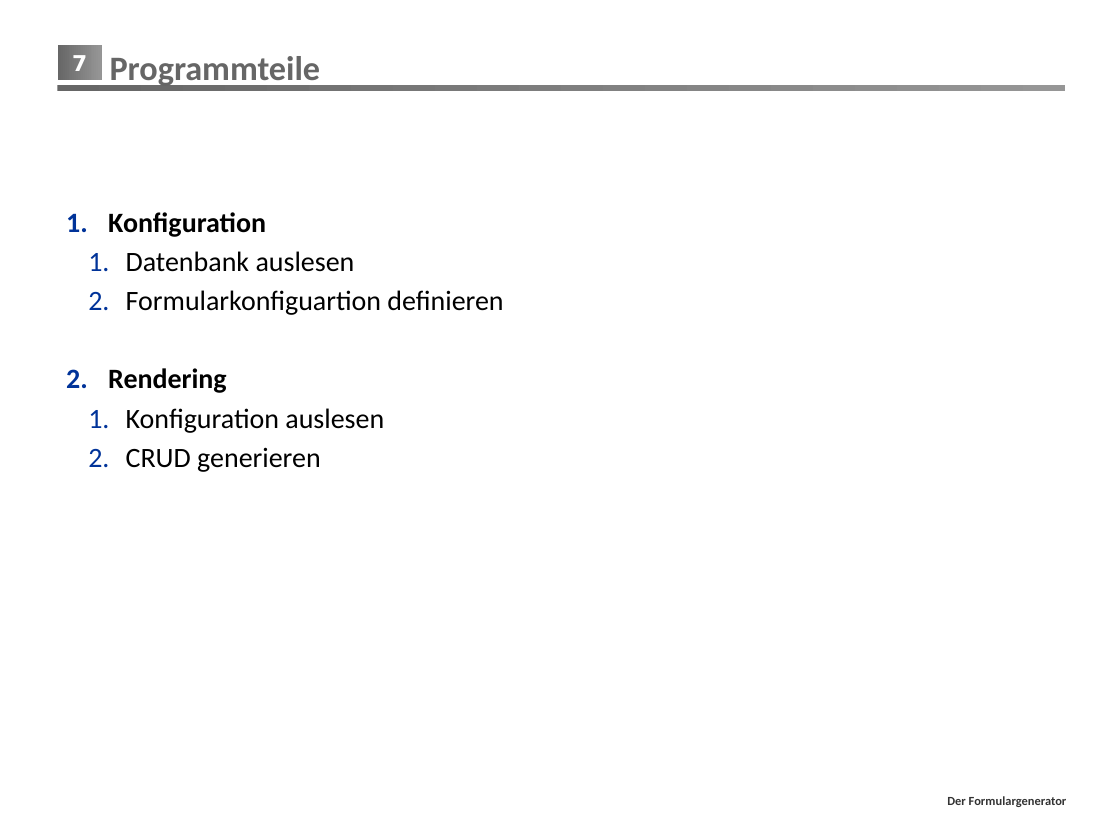
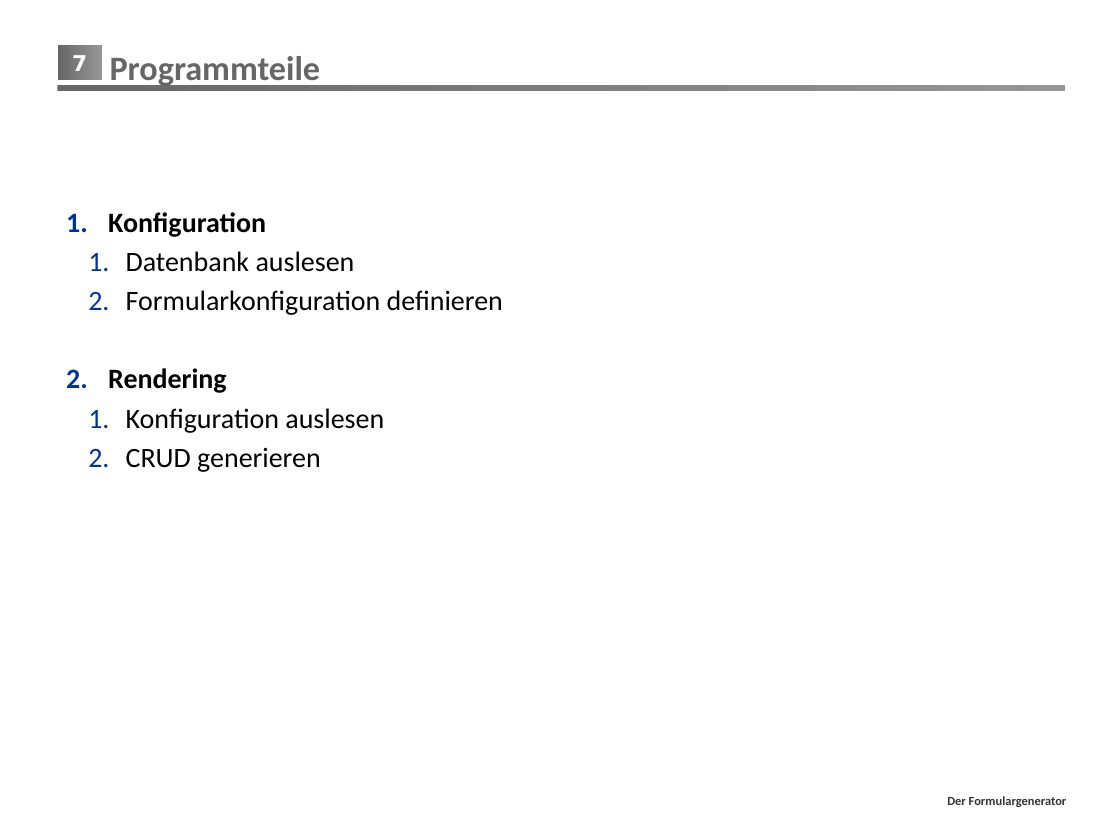
Before and after one commit to mrmorden74/formgen, a slide deck: slide 7 of Präsentation/FormGen.pptx. Drawn at 1120x840 pixels with LibreOffice and Linux fonts; fonts in the diff are those of the drawing; background and template pictures are left out. Boxes give left, top, right and bottom in pixels: in the first picture for what was removed or moved away, otherwise in the second. Text is boxed around its words. In the diff, an @@ line names an element or a change of style, - is before the commit and + after.

```diff
--- a/Präsentation/FormGen.pptx
+++ b/Präsentation/FormGen.pptx
@@ text at box(126, 290, 503, 315): text changed @@
-  2. Formularkonfiguartion definieren
+  2. Formularkonfiguration definieren
```
Also in this commit, not shown: 9 other slides changed, 3 slides removed, 1 other file.
